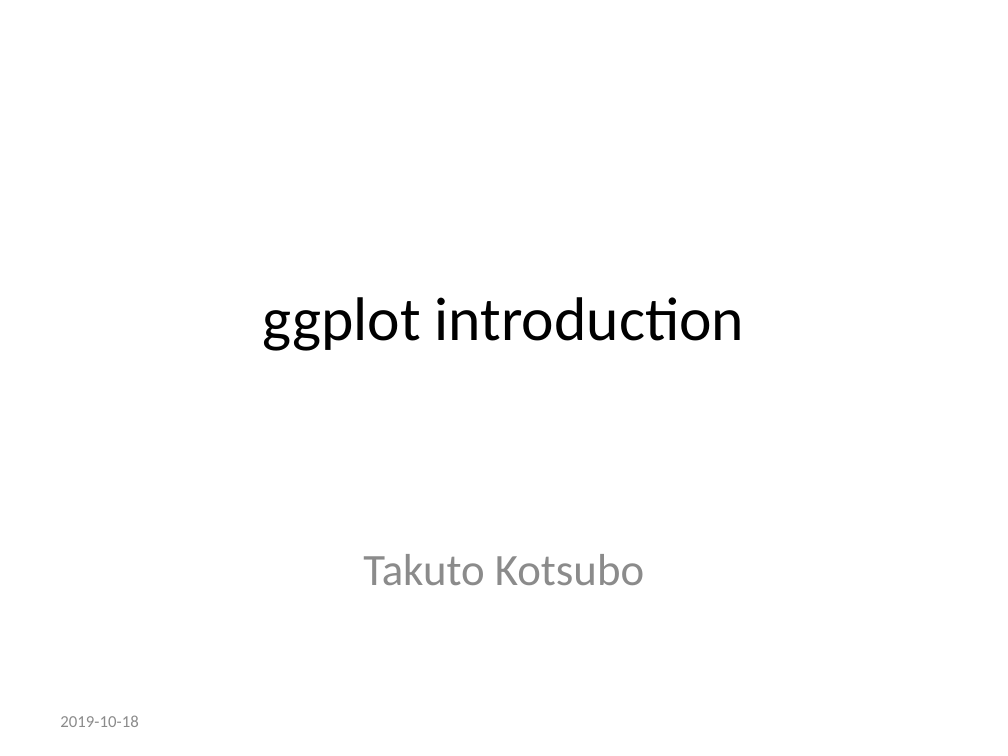
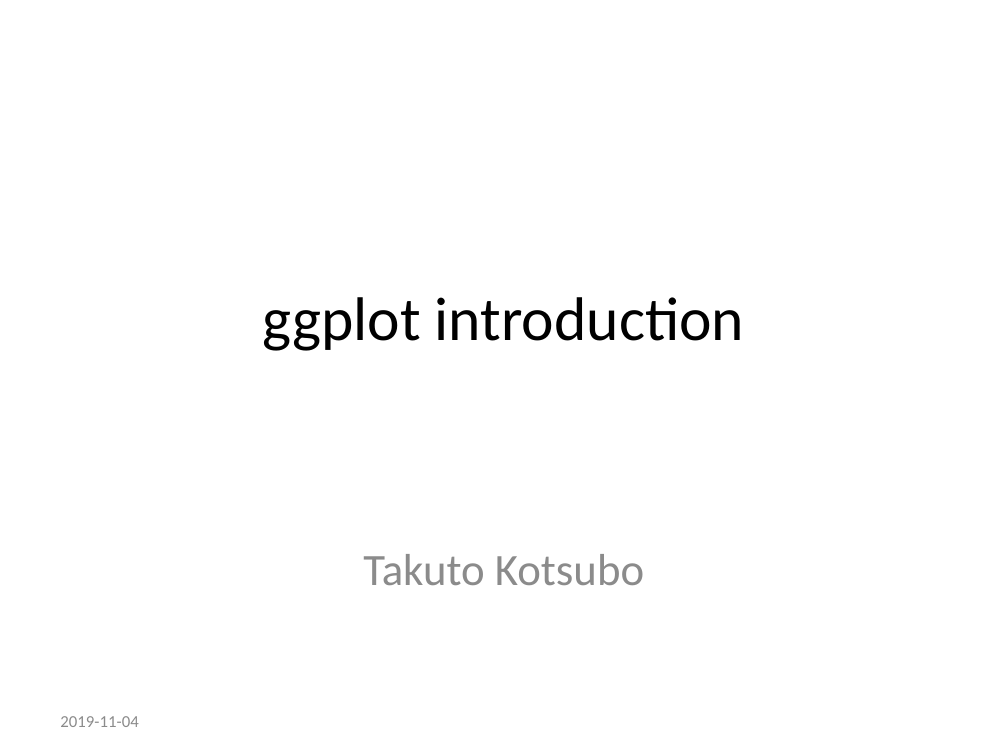
Before and after one commit to takuto0831/Introduction_Presentaton, a slide deck: slide 1 of ggplot_introduction/slide.pptx. Drawn at 1008x756 pixels with LibreOffice and Linux fonts; fonts in the diff are those of the drawing. Boxes give left, top, right and bottom in pixels: in the first picture for what was removed or moved away, otherwise in the second. Text is boxed around its words. In the diff, an @@ line names an element or a change of style, - is before the commit and + after.

```diff
--- a/ggplot_introduction/slide.pptx
+++ b/ggplot_introduction/slide.pptx
@@ text at [60, 716, 138, 727]: text changed @@
-2019-10-18
+2019-11-04
```
Also in this commit, not shown: 2 other files.
